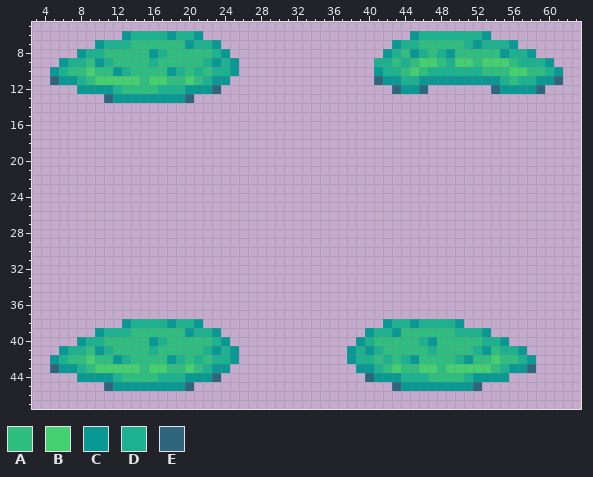
File history of a pixel-art sprite, Resources/Textures/_CP14/Mobs/Monster/lumish.rsi/lumishroom_cap.png. The picture above was drawn from the file before the commit.
The file is 64x64 pixels. Shown: x 3..63, y 5..47.
Palette (. is transparent): A #2fbe80  B #44cf71  C #089994  D #1cb28f  E #2d667d
Pixels before (only the part around the change), first column x 3:
 5 .............................................................
 6 ..........CDDDDCDDC.......................CDDDDDDDC..........
 7 .......CDDDAAAAAACDDC...................CDDAAAAADCDDDC.......
 8 .....CDDAAAAACDAAAAADC.................CDACDADCAAAAACDDC.....
 9 ...CDDACDAAAADAAAAADCDC...............DDADABBADBBABBBADDDC...
10 ..CDAABAACDAAAACDADADDC...............CDDABADDDDDDAAABBAADC..
11 ..ECCDABBBBBABBAABADCC................ECCDDCCCCCCCCCDADDCCE..
12 .....CCCCDAAAADDDCCCE...................ECCE.......ECCCCE....
13 ........ECCCCCCCCE...........................................
14 .............................................................
15 .............................................................
16 .............................................................
17 .............................................................
18 .............................................................
19 .............................................................
20 .............................................................
21 .............................................................
22 .............................................................
23 .............................................................
24 .............................................................
25 .............................................................
26 .............................................................
27 .............................................................
28 .............................................................
29 .............................................................
30 .............................................................
31 .............................................................
32 .............................................................
33 .............................................................
34 .............................................................
35 .............................................................
36 .............................................................
37 .............................................................
38 ..........CDDDDCDDC....................CDDCDDDDC.............
39 .......CDDDAAAAAACDDC................CDDCAAAAAADDDC..........
40 .....CDDAAAAACDAAAAADC..............CDAAAAADCAAAAADDC........
41 ...CDDACDAAAADAAAAADCDC............CDCDAAAAADAAAADCADDC......
42 ..CDAABAACDAAAACDADADDC............CDDADADCAAAADCAABAADC.....
43 ..ECCDABBBBBABBAABADCC..............CCDABAABBABBBBBADCCE.....
44 .....CCCCDAAAADDDCCCE................ECCCDDDAAAADCCCC........
45 ........ECCCCCCCCE......................ECCCCCCCCE...........
46 .............................................................
47 .............................................................
Now the later version:
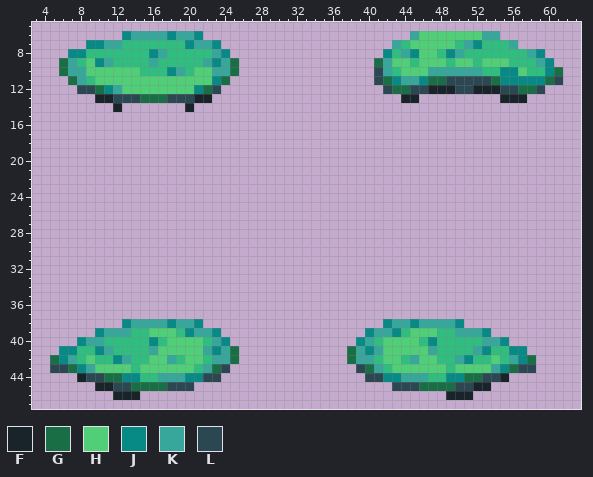
Colours new in this view: F #182429  G #196e46  H #51cf78  J #078a85  K #38a79b  L #2a4752
Changes in this commit:
Changed rows in their new state; - is an unchanged pixel.
first column x 5:
 6 --------JKKKKJKKJ-----------------------KHHHHHHHKK-------
 7 ----JJKKA------JKKJ-------------------KAHHHHH-KJAAAK-----
 8 --JJAA-----JK-----KJ-----------------JAKJHHAJK----AAAKJ--
 9 -GKAHJK----K-----KJKG---------------GKHH-HHHAHH-HHH-AAKJ-
10 .GKKHHHHHH---JK-HHKKG---------------LKAHHHKKKKKK--JJH--JG
11 ..GK-HHHHHHHHHHHHHJG----------------LGJKKJGGLLLLLGJJJJJGL
12 ---LLGJKHHHHHHHHJGL------------------LGGLLFFFLLFFFLLGGL--
13 -----FFLLLGGGLLLFF---------------------FF---------FFF----
14 -------F-------F-----------------------------------------
first column x 5:
38 --------JKKKKJKKJ--------------------JKKJKKKKJ--------
39 -----JKKK--HHH-JKKJ----------------JKKJ-HHH--KKKJ-----
40 ---JKK-----JAHHHH-KJ--------------JK-HHHHAJ-----KKJ---
41 -JJA-JK----KHHHHHKJKG------------GKJKHHHHHK----KJ-AJJ-
42 GJK-H--JK--HHKAHH-KKG------------GKK-HHAKHH--KJ--H-KJG
43 LLGJKHHHHAHHHHHH-KGL--------------LGK-HHHHHHAHHHHKJGLL
44 ---FLLGGJJ--KKKJJLL----------------LLJJKKK--JJGGLLF---
45 -----FFLLGGGGLLL----------------------LLLGGGGLLFF-----
46 -------FFF----------------------------------FFF-------
